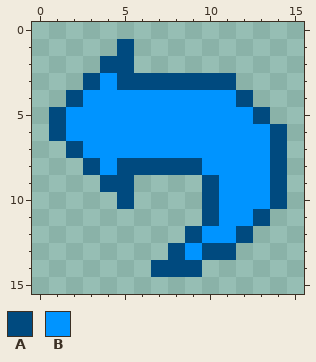
One commit to this pixel-art sprite: Assets/Sprites/UI/Back_Arrow.png. Above, as it was before the edit.
The file is 32x32 pixels, drawn in blocks of 2x2; one block is one cell here.
Palette (. is transparent): A #004a7f  B #0094ff
Pixels before, first column x 1:
 1 ....A.........
 2 ...AA.........
 3 ..ABAAAAAAA...
 4 .ABBBBBBBBBA..
 5 ABBBBBBBBBBBA.
 6 ABBBBBBBBBBBBA
 7 .ABBBBBBBBBBBA
 8 ..ABAAAAABBBBA
 9 ...AA....ABBBA
10 ....A....ABBBA
11 .........ABBA.
12 ........ABBA..
13 .......ABAA...
14 ......AAA.....
Once edited:
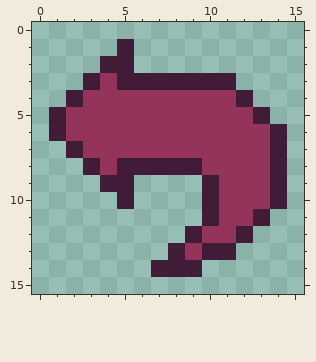
Changes in this commit:
colour A: #004a7f -> #411c39
colour B: #0094ff -> #94345a
Changed places in both pictures, as pixel boxes (x1, y1, x2, y2):
changed: (49, 39, 287, 277)
